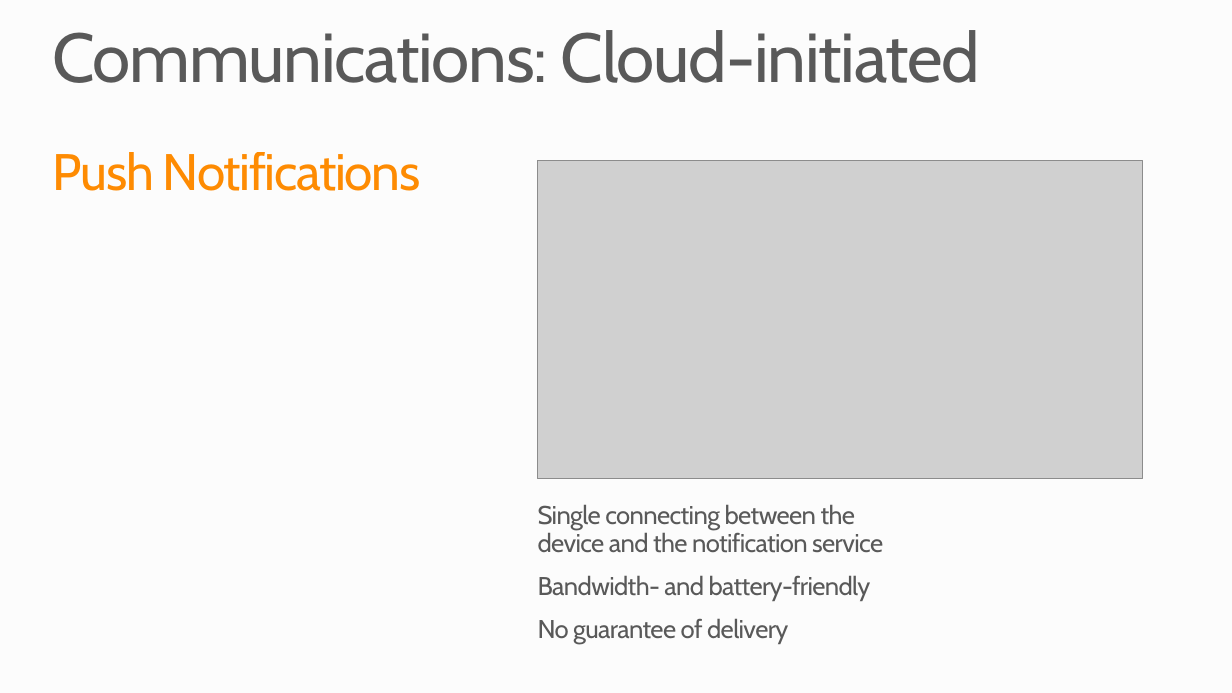
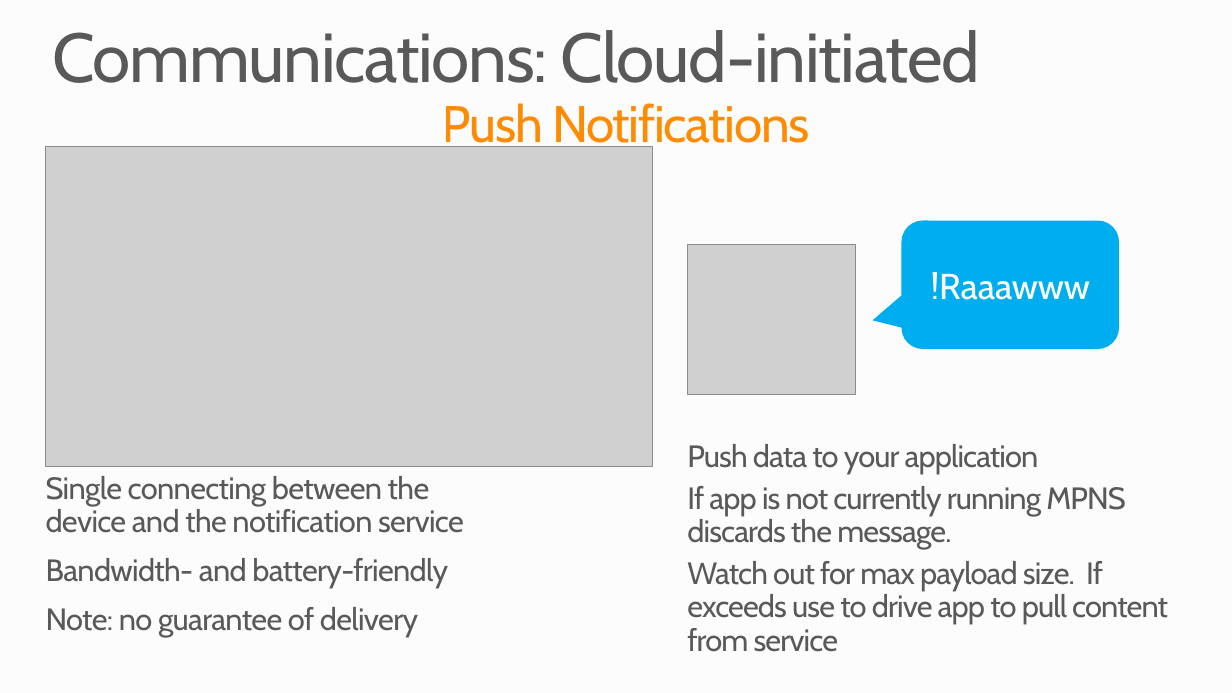
Before and after one commit to mwasham/WATK-Presentations, a slide deck: slide 22 of BuildingDeviceAndCloudApplications/BuildingDeviceAndCloudApplications.pptx. Drawn at 1232x693 pixels with LibreOffice and Linux fonts; fonts in the diff are those of the drawing; grey boxes stand for pictures; background and template pictures are left out. Boxes give left, top, right and bottom in pixels: in the first picture for what was removed or moved away, otherwise in the second. Text is boxed around its words. In the diff, an @@ line names an element or a change of style, - is before the commit and + after.

```diff
--- a/BuildingDeviceAndCloudApplications/BuildingDeviceAndCloudApplications.pptx
+++ b/BuildingDeviceAndCloudApplications/BuildingDeviceAndCloudApplications.pptx
@@ text "Push Notifications" rewrapped from bbox=[53, 152, 421, 191] to bbox=[442, 103, 810, 153] @@
@@ picture: place and size @@
-picture at bbox=[537, 160, 1142, 479]
+picture at bbox=[45, 147, 653, 467]
@@ rounded speech box added at bbox=[901, 221, 1118, 349], fill #00AEEF, 28 pt, text #FFFFFF @@
+!Raaawww
@@ picture added at bbox=[688, 245, 855, 395] @@
@@ text added at bbox=[687, 444, 1168, 652], 24 pt, text #595959 @@
+Push data to your application
+If app is not currently running MPNS discards the message.
+Watch out for max payload size. If exceeds use to drive app to pull content from service
@@ text "Single connecting between the device ...": place and size @@
-text "Single connecting between the device ..." at bbox=[538, 504, 883, 644]
+text "Single connecting between the device ..." at bbox=[46, 476, 464, 636]
@@ text at bbox=[46, 476, 464, 588]: size 20 to 24 pt in "Single connecting between the device and the ...", "Bandwidth- and battery-friendly" @@
@@ text at bbox=[46, 607, 418, 636]: text changed; size 20 to 24 pt @@
-  No guarantee of delivery
+  Note: no guarantee of delivery
```
Also in this commit, not shown: 5 other slides changed, 1 other file.
